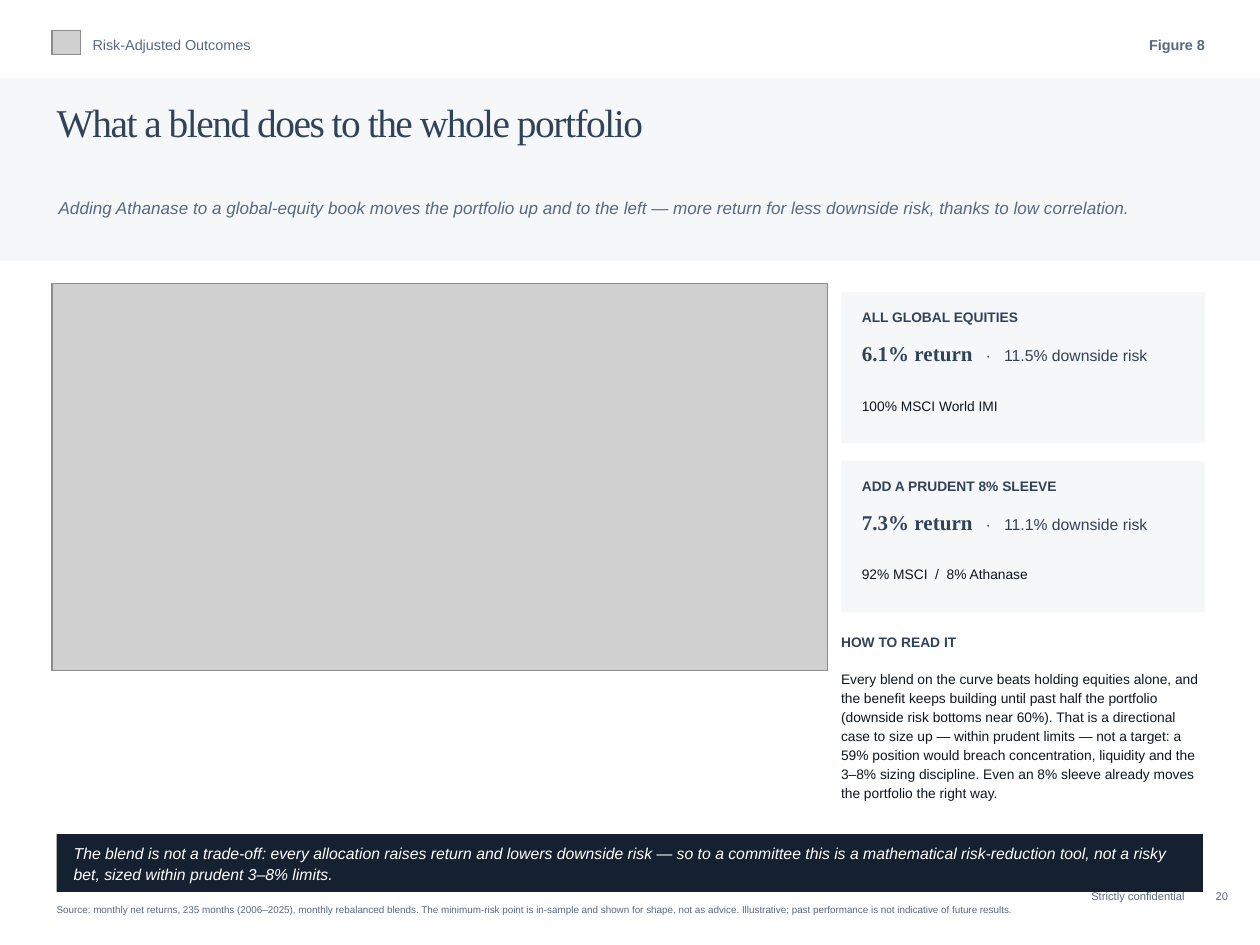
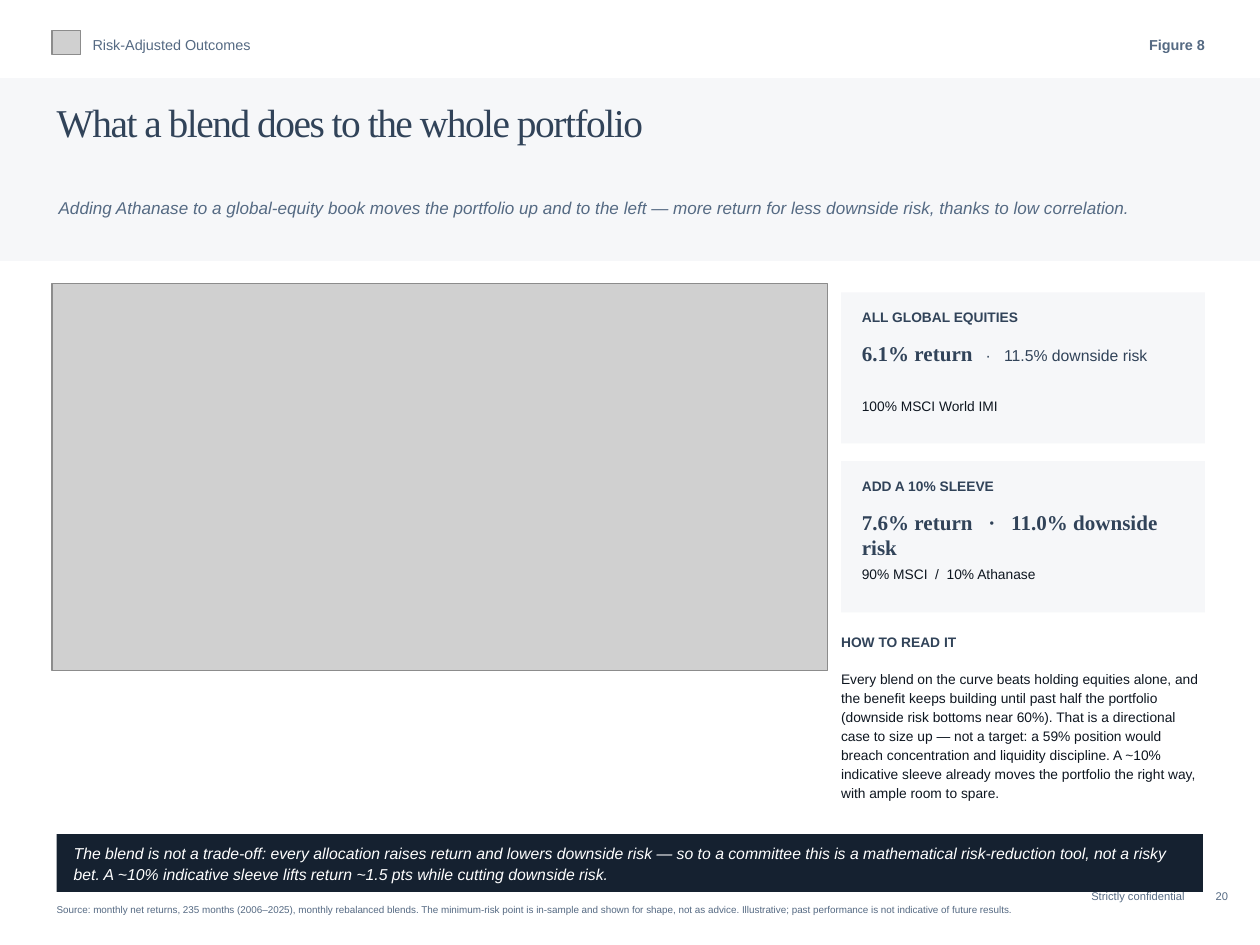
Before and after one commit to charette-lab/Claude, a slide deck: slide 20 of Your_index_is_now_a_bet_on_AI_diversify_it.pptx. Drawn at 1260x945 pixels with LibreOffice and Linux fonts; fonts in the diff are those of the drawing; grey boxes stand for pictures. Boxes give left, top, right and bottom in pixels: in the first picture for what was removed or moved away, otherwise in the second. Text is boxed around its words. In the diff, an @@ line names an element or a change of style, - is before the commit and + after.

```diff
--- a/Your_index_is_now_a_bet_on_AI_diversify_it.pptx
+++ b/Your_index_is_now_a_bet_on_AI_diversify_it.pptx
@@ text at [862,481,994,491]: text changed @@
-ADD A PRUDENT 8% SLEEVE
+ADD A 10% SLEEVE
@@ text at [862,515,1157,555]: text changed; size 9.6 to 12.8 pt; font Arial to Times New Roman; bold on @@
-7.3% return · 11.1% downside risk
+7.6% return · 11.0% downside risk
@@ text at [862,569,1035,579]: text changed @@
-92% MSCI / 8% Athanase
+90% MSCI / 10% Athanase
@@ text at [841,674,1198,801]: text changed @@
-Every blend on the curve beats holding equities alone, and the benefit keeps building until past half the portfolio (downside risk bottoms near 60%). That is a directional case to size up — within prudent limits — not a target: a 59% position would breach concentration, liquidity and the 3–8% sizing discipline. Even an 8% sleeve already moves the portfolio the right way.
+Every blend on the curve beats holding equities alone, and the benefit keeps building until past half the portfolio (downside risk bottoms near 60%). That is a directional case to size up — not a target: a 59% position would breach concentration and liquidity discipline. A ~10% indicative sleeve already moves the portfolio the right way, with ample room to spare.
@@ text at [74,847,1166,884]: text changed @@
-The blend is not a trade-off: every allocation raises return and lowers downside risk — so to a committee this is a mathematical risk-reduction tool, not a risky bet, sized within prudent 3–8% limits.
+The blend is not a trade-off: every allocation raises return and lowers downside risk — so to a committee this is a mathematical risk-reduction tool, not a risky bet. A ~10% indicative sleeve lifts return ~1.5 pts while cutting downside risk.
```
